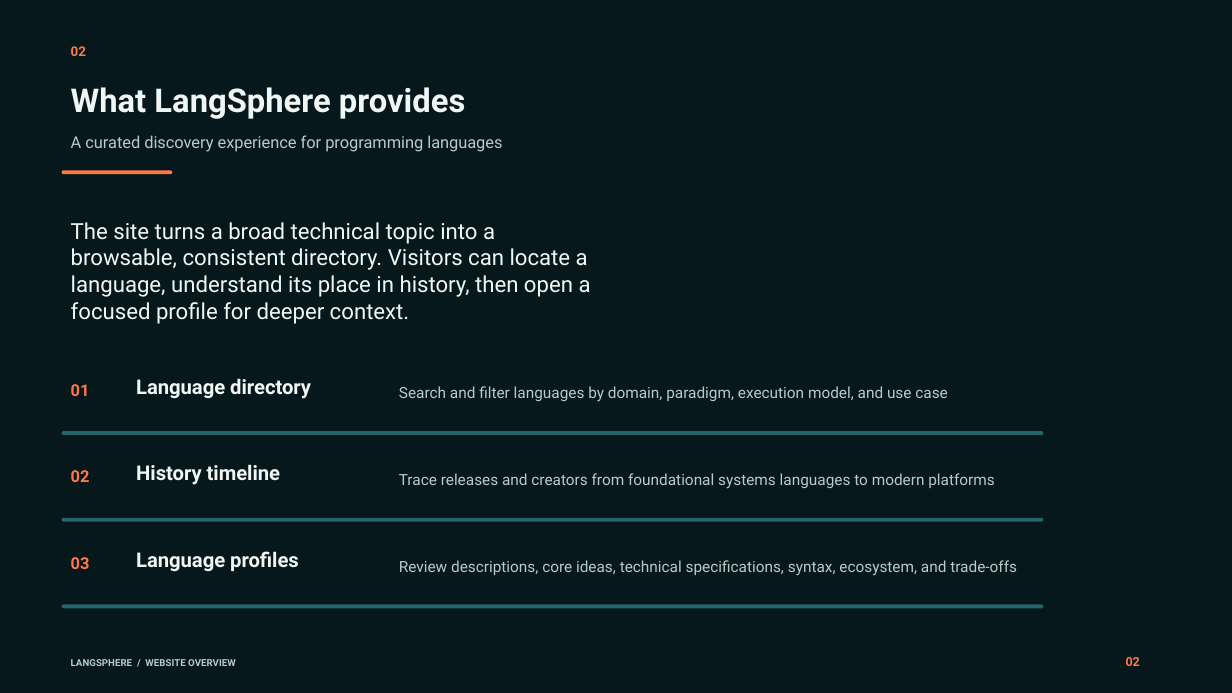
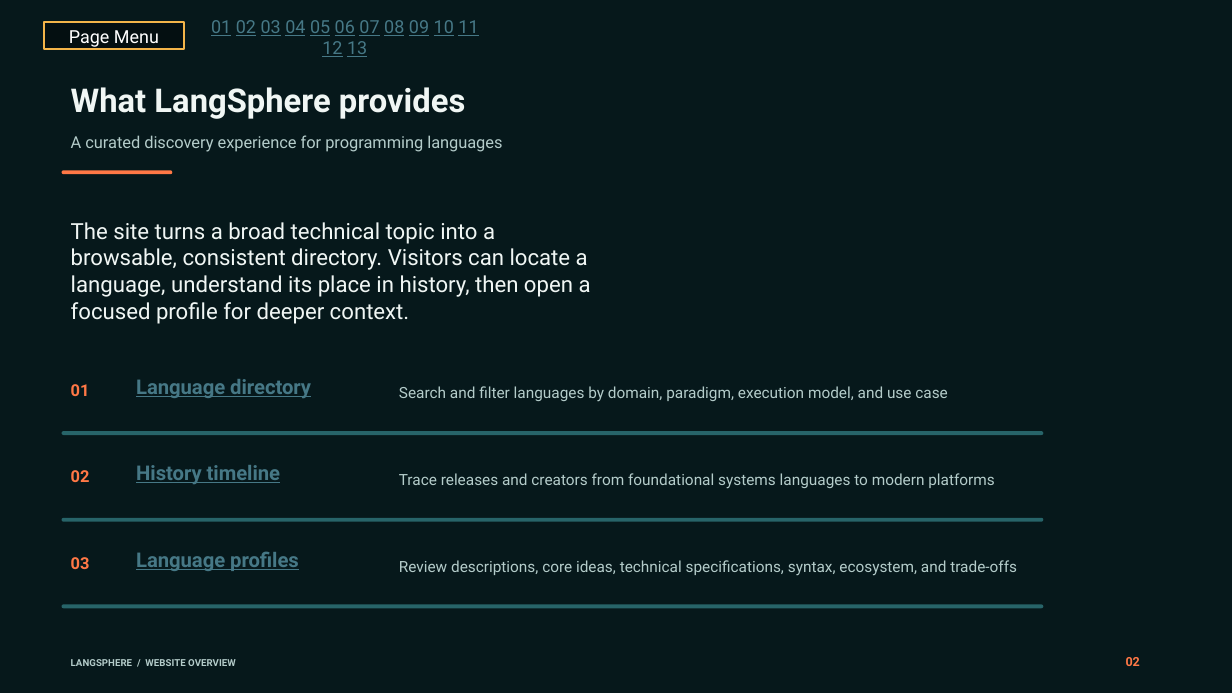
Before and after one commit to abhimaneu-r-nair-arn/Langsphere, a slide deck: slide 2 of langsphere_website_overview.pptx. Drawn at 1232x693 pixels with LibreOffice and Linux fonts; fonts in the diff are those of the drawing. Boxes give left, top, right and bottom in pixels: in the first picture for what was removed or moved away, otherwise in the second. Text is boxed around its words. In the diff, an @@ line names an element or a change of style, - is before the commit and + after.

```diff
--- a/langsphere_website_overview.pptx
+++ b/langsphere_website_overview.pptx
@@ rectangle added at (44, 22, 185, 49), fill #040F11, outline #F3B449 1.5 pt, 14 pt, text #FFFFFF @@
+Page Menu
@@ text added at (211, 20, 478, 57), 14 pt, text #467886, underline @@
+01 02 03 04 05 06 07 08 09 10 11 12 13
@@ text removed at (71, 46, 86, 56) @@
-02
@@ text colour #F0F6F4 to #467886, underline on in 3 elements at (136, 379, 311, 398), (136, 465, 280, 484), (136, 552, 299, 571) @@
```
Also in this commit, not shown: 8 other slides changed, 4 slides added, 1 other file.
